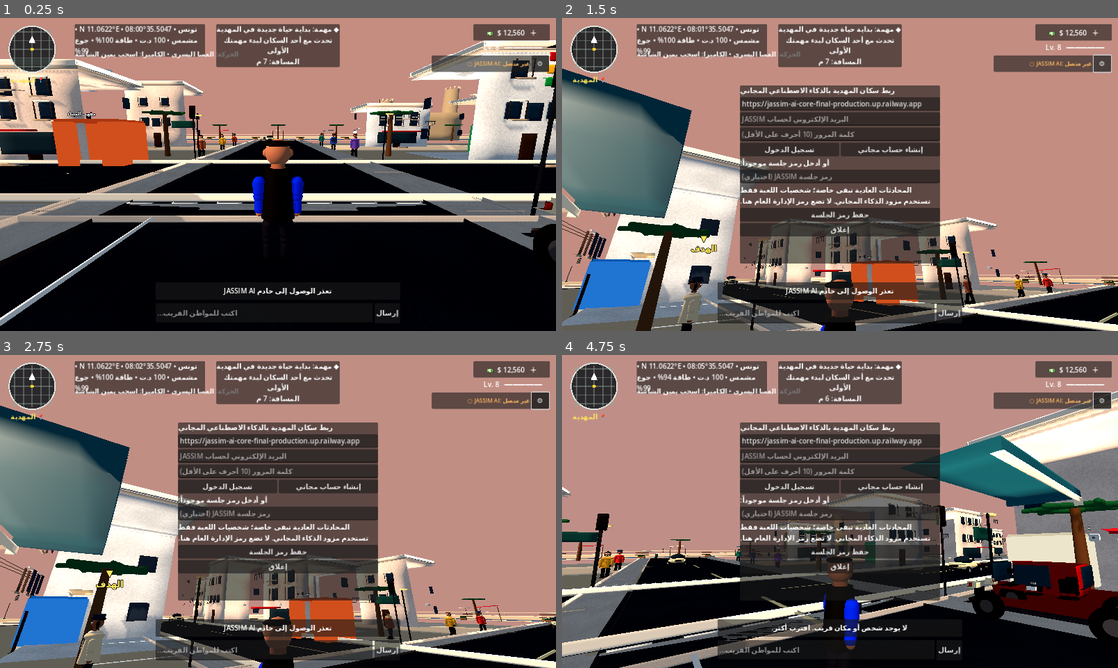
Above: before the commit, frames 1-4 (two rows, left to right).
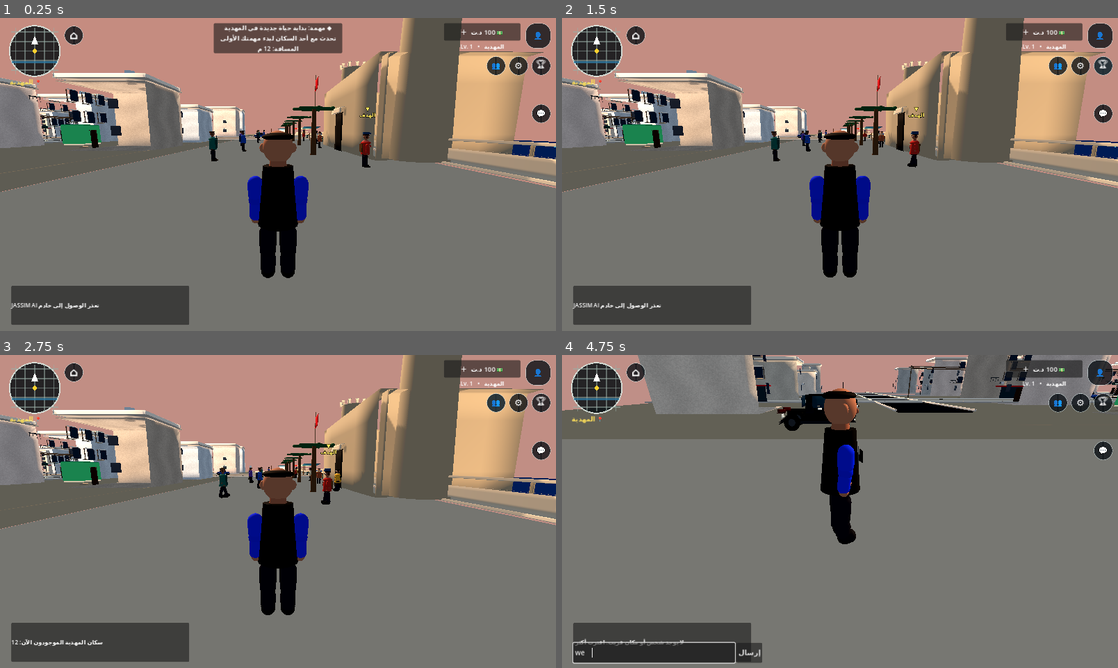
Above: after the commit, the same moments.

Repository: stevennpllk-crypto/REAL-LIFE-MAHDIA
Game: Godot game, scene res://scenes/Main.tscn
Same seed, same stepped clock (60 frames per second), same inputs: the game is played once before the commit and once after it.
Inputs (mouse positions are in pixels of both pictures, inside the frame that each line leads up to):
- Up to frame 1 (0.25 s): no input
- Up to frame 2 (1.5 s): click (634, 36) at 0.5 s, where only the run after the commit has a clickable "⌂"; click (1101, 64) at 1.25 s, where only the run after the commit has a clickable "🏆"
- Up to frame 3 (2.75 s): click (494, 401) at 2 s, where only the run after the commit has a clickable "👥"
- Up to frame 4 (4.75 s): click (1101, 452) at 2.75 s, where only the run after the commit has a clickable "💬"; tap Enter at 3.5 s; move the mouse to (867, 511) at 3.52 s; hold Shift (run) 3.53-4.28 s; hold W (move_forward) from 3.53 s (still down); tap E (interact) at 3.6 s; tap Space (jump) at 3.77, 4.07, 4.52, 4.55 s; move the mouse to (812, 511) at 4.27 s; tap Shift (run) at 4.35 s

The runs differ from the first frame. In frame 1, 80% of the frame differs, in the area x 0-100%, y 0-100%; in frame 2, 84%; in frame 3, 83%; in frame 4, 88%.

Commit message:
Start at the Mahdia waterfront with reference-style gameplay HUD

Diff:
--- a/scripts/main.gd
+++ b/scripts/main.gd
@@ -40,11 +40,18 @@
 var autosave_elapsed := 0.0
 var quality_level := 2
 var quality_button: Button
-var restored_vehicle_position := Vector3(5, 0.1, 10)
+var restored_vehicle_position := START_VEHICLE_POSITION
 var restore_vehicle_driver := false
 var mission_hud_label: Label
 var mission_target_marker: Label3D
 var mission_last_text := ""
+var wallet_label: Label
+var level_label: Label
+var chat_row: HBoxContainer
+var mission_hud_panel: PanelContainer
+const START_PLAYER_POSITION := Vector3(60.0, 0.03, -44.0)
+const START_PLAYER_ROTATION := PI * 0.5
+const START_VEHICLE_POSITION := Vector3(62.0, 0.1, -33.0)
 const AUTOSAVE_INTERVAL := 12.0
 const WORLD_SAVE_KEY := "mahdia_world"
 
@@ -547,7 +554,8 @@
 func _spawn_player() -> void:
 	player = CharacterBody3D.new()
 	player.set_script(PLAYER_SCRIPT)
-	player.position = Vector3(0, 0.03, 8)
+	player.position = START_PLAYER_POSITION
+	player.rotation.y = START_PLAYER_ROTATION
 	player.name = "Player"
 	add_child(player)
 
@@ -569,12 +577,12 @@
 		"يوسف", "سارة", "حاتم", "نجلاء", "وليد", "ريم"
 	]
 	var sidewalk_positions := [
-		Vector3(-6.6, 0, -25), Vector3(6.6, 0, -25),
-		Vector3(-6.6, 0, -17), Vector3(6.6, 0, -17),
-		Vector3(-6.6, 0, -9), Vector3(6.6, 0, -9),
-		Vector3(-6.6, 0, 9), Vector3(6.6, 0, 9),
-		Vector3(-6.6, 0, 17), Vector3(6.6, 0, 17),
-		Vector3(-6.6, 0, 25), Vector3(6.6, 0, 25)
+		Vector3(49.0, 0, -49.0), Vector3(46.0, 0, -39.5),
+		Vector3(41.0, 0, -51.0), Vector3(38.0, 0, -40.5),
+		Vector3(33.0, 0, -49.0), Vector3(29.0, 0, -39.0),
+		Vector3(24.0, 0, -50.0), Vector3(20.0, 0, -40.5),
+		Vector3(14.0, 0, -49.0), Vector3(10.0, 0, -40.0),
+		Vector3(4.0, 0, -50.0), Vector3(0.0, 0, -40.5)
 	]
 	var resident_budget: int = sidewalk_positions.size()
 	for i in range(mini(sidewalk_positions.size(), resident_budget)):
@@ -601,6 +609,7 @@
 	vehicle = CharacterBody3D.new()
 	vehicle.set_script(VEHICLE_SCRIPT)
 	vehicle.position = restored_vehicle_position
+	vehicle.rotation.y = START_PLAYER_ROTATION
 	vehicle.name = "MahdiaCar"
 	add_child(vehicle)
 	if restore_vehicle_driver:
@@ -661,9 +670,9 @@
 	var layer := CanvasLayer.new()
 	add_child(layer)
 	var panel := PanelContainer.new()
-	# Keep the compass clear and reserve the top-right for quality/AI status.
 	panel.position = Vector2(172, 14)
 	panel.custom_minimum_size = Vector2(300, 54)
+	panel.visible = false
 	layer.add_child(panel)
 	status_label = Label.new()
 	status_label.text = "MAHDIA • 08:00 • Prototype"
@@ -676,36 +685,39 @@
 	hint_label.custom_minimum_size = Vector2(390, 34)
 	hint_label.autowrap_mode = TextServer.AUTOWRAP_WORD_SMART
 	hint_label.add_theme_font_size_override("font_size", 15)
+	hint_label.visible = false
 	layer.add_child(hint_label)
 	var message_panel := PanelContainer.new()
 	# Keep the message strip in the central safe zone: mobile action buttons
 	# occupy the lower-right corner and the movement stick occupies lower-left.
-	message_panel.anchor_left = 0.28
-	message_panel.anchor_right = 0.72
+	message_panel.anchor_left = 0.02
+	message_panel.anchor_right = 0.34
 	message_panel.anchor_top = 1.0
 	message_panel.anchor_bottom = 1.0
 	message_panel.offset_left = 0
 	message_panel.offset_right = 0
-	message_panel.offset_top = -112
-	message_panel.offset_bottom = -72
+	message_panel.offset_top = -104
+	message_panel.offset_bottom = -14
+	message_panel.custom_minimum_size = Vector2(250, 84)
 	layer.add_child(message_panel)
 	var message_label := Label.new()
 	message_label.name = "LifeMessage"
 	message_label.text = "مرحباً بك في المهدية! اقترب من شخص أو مبنى للتفاعل."
-	message_label.horizontal_alignment = HORIZONTAL_ALIGNMENT_CENTER
+	message_label.horizontal_alignment = HORIZONTAL_ALIGNMENT_LEFT
+	message_label.autowrap_mode = TextServer.AUTOWRAP_WORD_SMART
+	message_label.add_theme_font_size_override("font_size", 13)
 	message_panel.add_child(message_label)
 	life_manager.message_changed.connect(func(value: String): message_label.text = value)
 
 	# Lightweight chat input for the currently selected resident.
-	var chat_row := HBoxContainer.new()
-	# A compact center-bottom composer avoids covering the joystick and
-	# the three touch action buttons on 16:9 phones.
-	chat_row.anchor_left = 0.28
-	chat_row.anchor_right = 0.72
+	chat_row = HBoxContainer.new()
+	chat_row.anchor_left = 0.02
+	chat_row.anchor_right = 0.36
 	chat_row.anchor_top = 1.0
 	chat_row.anchor_bottom = 1.0
-	chat_row.offset_top = -64
-	chat_row.offset_bottom = -18
+	chat_row.offset_top = -58
+	chat_row.offset_bottom = -12
+	chat_row.visible = false
 	layer.add_child(chat_row)
 	chat_input = LineEdit.new()
 	chat_input.size_flags_horizontal = Control.SIZE_EXPAND_FILL
@@ -726,6 +738,7 @@
 	ai_row_panel.offset_right = -16
 	ai_row_panel.offset_top = 86
 	ai_row_panel.offset_bottom = 124
+	ai_row_panel.visible = false
 	layer.add_child(ai_row_panel)
 	var ai_row := HBoxContainer.new()
 	ai_row_panel.add_child(ai_row)
@@ -877,39 +890,96 @@
 			mission_target_marker.global_position = target_position + Vector3(0, 3.1, 0)
 
 func _build_reference_hud(layer: CanvasLayer) -> void:
+	# Circular navigation map: fixed to the upper-left safe area.
 	var minimap := Control.new()
-	minimap.position = Vector2(18, 16)
-	minimap.custom_minimum_size = Vector2(112, 112)
+	minimap.position = Vector2(18, 14)
+	minimap.custom_minimum_size = Vector2(124, 124)
 	minimap.draw.connect(func():
-		var center := Vector2(56, 56)
-		minimap.draw_circle(center, 54.0, Color(0.035, 0.07, 0.09, 0.82))
-		minimap.draw_arc(center, 53.0, 0.0, TAU, 64, Color(0.86, 0.89, 0.86), 3.0)
+		var center := Vector2(62, 62)
+		minimap.draw_circle(center, 59.0, Color(0.025, 0.055, 0.07, 0.84))
+		minimap.draw_arc(center, 58.0, 0.0, TAU, 72, Color(0.88, 0.91, 0.88, 0.92), 3.0)
 		for road in range(-2, 3):
-			var offset := float(road) * 20.0
-			minimap.draw_line(Vector2(8, 56 + offset), Vector2(104, 56 + offset), Color(0.58, 0.65, 0.61, 0.42), 3.0)
-			minimap.draw_line(Vector2(56 + offset, 8), Vector2(56 + offset, 104), Color(0.58, 0.65, 0.61, 0.42), 3.0)
-		minimap.draw_circle(center, 4.0, Color(1.0, 0.82, 0.18))
-		minimap.draw_colored_polygon(PackedVector2Array([Vector2(56, 24), Vector2(48, 42), Vector2(64, 42)]), Color.WHITE)
+			var offset := float(road) * 22.0
+			minimap.draw_line(Vector2(8, 62 + offset), Vector2(116, 62 + offset), Color(0.60, 0.68, 0.65, 0.54), 3.0)
+			minimap.draw_line(Vector2(62 + offset, 8), Vector2(62 + offset, 116), Color(0.60, 0.68, 0.65, 0.54), 3.0)
+		minimap.draw_line(Vector2(10, 88), Vector2(114, 88), Color(0.18, 0.48, 0.64, 0.78), 5.0)
+		minimap.draw_circle(center, 5.0, Color(1.0, 0.82, 0.18))
+		minimap.draw_colored_polygon(PackedVector2Array([Vector2(62, 27), Vector2(54, 47), Vector2(70, 47)]), Color.WHITE)
 	)
 	layer.add_child(minimap)
 	var location := Label.new()
 	location.text = "📍 المهدية"
-	location.position = Vector2(24, 130)
+	location.position = Vector2(22, 136)
 	location.add_theme_color_override("font_color", Color(1.0, 0.88, 0.35))
+	location.add_theme_font_size_override("font_size", 15)
 	layer.add_child(location)
-	var mission := PanelContainer.new()
-	mission.anchor_left = 0.5
-	mission.anchor_right = 0.5
-	mission.offset_left = -142
-	mission.offset_right = 142
-	mission.offset_top = 14
-	mission.offset_bottom = 72
-	layer.add_child(mission)
+
+	# A one-tap return-to-waterfront icon sits beside the minimap.
+	var home_button := Button.new()
+	home_button.text = "⌂"
+	home_button.position = Vector2(148, 18)
+	home_button.custom_minimum_size = Vector2(44, 44)
+	home_button.add_theme_font_size_override("font_size", 27)
+	home_button.focus_mode = Control.FOCUS_NONE
+	_style_round_hud_button(home_button)
+	home_button.pressed.connect(_return_to_start_view)
+	layer.add_child(home_button)
+
+	mission_hud_panel = PanelContainer.new()
+	mission_hud_panel.anchor_left = 0.5
+	mission_hud_panel.anchor_right = 0.5
+	mission_hud_panel.offset_left = -148
+	mission_hud_panel.offset_right = 148
+	mission_hud_panel.offset_top = 12
+	mission_hud_panel.offset_bottom = 78
+	layer.add_child(mission_hud_panel)
 	mission_hud_label = Label.new()
-	mission_hud_label.text = "◆ المهمة الحالية\nتحدث مع أحد سكان المهدية"
+	mission_hud_label.text = "◆ المهمة الحالية\nتحدث مع أحد سكان المهدية لبدء مغامرتك"
 	mission_hud_label.horizontal_alignment = HORIZONTAL_ALIGNMENT_CENTER
+	mission_hud_label.vertical_alignment = VERTICAL_ALIGNMENT_CENTER
 	mission_hud_label.autowrap_mode = TextServer.AUTOWRAP_WORD_SMART
-	mission.add_child(mission_hud_label)
+	mission_hud_label.add_theme_font_size_override("font_size", 14)
+	mission_hud_panel.add_child(mission_hud_label)
+
+	# Real wallet amount is read from the saved life simulation, not a fake HUD value.
+	var wallet := PanelContainer.new()
+	wallet.anchor_left = 1.0
+	wallet.anchor_right = 1.0
+	wallet.offset_left = -258
+	wallet.offset_right = -82
+	wallet.offset_top = 12
+	wallet.offset_bottom = 52
+	layer.add_child(wallet)
+	wallet_label = Label.new()
+	wallet_label.text = "💵 100 د.ت  ＋"
+	wallet_label.horizontal_alignment = HORIZONTAL_ALIGNMENT_CENTER
+	wallet_label.vertical_alignment = VERTICAL_ALIGNMENT_CENTER
+	wallet_label.add_theme_font_size_override("font_size", 15)
+	wallet.add_child(wallet_label)
+
+	level_label = Label.new()
+	level_label.text = "Lv. 1   •   المهدية"
+	level_label.anchor_left = 1.0
+	level_label.anchor_right = 1.0
+	level_label.offset_left = -252
+	level_label.offset_right = -86
+	level_label.offset_top = 56
+	level_label.offset_bottom = 80
+	level_label.horizontal_alignment = HORIZONTAL_ALIGNMENT_CENTER
+	level_label.add_theme_font_size_override("font_size", 13)
+	layer.add_child(level_label)
+
+	var profile := _make_hud_icon(layer, "👤", 12.0, 12.0, Callable())
+	profile.custom_minimum_size = Vector2(58, 58)
+	profile.offset_left = -70.0
+	profile.offset_right = -12.0
+	profile.offset_bottom = 70.0
+
+	_make_hud_icon(layer, "🏆", 12.0, 88.0, Callable(self, "_toggle_mission_panel"))
+	_make_hud_icon(layer, "⚙", 64.0, 88.0, Callable(self, "_toggle_ai_setup"))
+	_make_hud_icon(layer, "👥", 116.0, 88.0, Callable(self, "_show_resident_count"))
+	_make_hud_icon(layer, "💬", 12.0, 198.0, Callable(self, "_toggle_chat_panel"))
+
 	mission_target_marker = Label3D.new()
 	mission_target_marker.name = "MissionWorldMarker"
 	mission_target_marker.text = "▼\nالهدف"
@@ -920,28 +990,74 @@
 	mission_target_marker.no_depth_test = true
 	mission_target_marker.visible = false
 	add_child(mission_target_marker)
-	var wallet := PanelContainer.new()
-	wallet.anchor_left = 1.0
-	wallet.anchor_right = 1.0
-	wallet.offset_left = -190
-	wallet.offset_right = -14
-	wallet.offset_top = 14
-	wallet.offset_bottom = 52
-	layer.add_child(wallet)
-	var wallet_label := Label.new()
-	wallet_label.text = "💵  $ 12,560   ＋"
-	wallet_label.horizontal_alignment = HORIZONTAL_ALIGNMENT_CENTER
-	wallet.add_child(wallet_label)
-	var level := Label.new()
-	level.text = "Lv. 8   ━━━━━━━━━"
-	level.anchor_left = 1.0
-	level.anchor_right = 1.0
-	level.offset_left = -184
-	level.offset_right = -16
-	level.offset_top = 56
-	level.offset_bottom = 82
-	level.horizontal_alignment = HORIZONTAL_ALIGNMENT_CENTER
-	layer.add_child(level)
+
+
+func _style_round_hud_button(button: Button) -> void:
+	var normal := StyleBoxFlat.new()
+	normal.bg_color = Color(0.035, 0.055, 0.075, 0.78)
+	normal.set_corner_radius_all(22)
+	normal.set_border_width_all(1)
+	normal.border_color = Color(0.82, 0.88, 0.88, 0.78)
+	button.add_theme_stylebox_override("normal", normal)
+	var hover := normal.duplicate() as StyleBoxFlat
+	hover.bg_color = Color(0.11, 0.17, 0.20, 0.92)
+	button.add_theme_stylebox_override("hover", hover)
+	var pressed := normal.duplicate() as StyleBoxFlat
+	pressed.bg_color = Color(0.18, 0.25, 0.27, 0.96)
+	button.add_theme_stylebox_override("pressed", pressed)
+	button.add_theme_color_override("font_color", Color.WHITE)
+	button.add_theme_color_override("font_hover_color", Color.WHITE)
+	button.add_theme_color_override("font_pressed_color", Color.WHITE)
+	button.focus_mode = Control.FOCUS_NONE
+
+
+func _make_hud_icon(layer: CanvasLayer, caption: String, right_offset: float, top_offset: float, callback: Callable) -> Button:
+	var button := Button.new()
+	button.text = caption
+	button.anchor_left = 1.0
+	button.anchor_right = 1.0
+	button.anchor_top = 0.0
+	button.anchor_bottom = 0.0
+	button.offset_left = -right_offset - 44.0
+	button.offset_right = -right_offset
+	button.offset_top = top_offset
+	button.offset_bottom = top_offset + 44.0
+	button.custom_minimum_size = Vector2(44, 44)
+	button.add_theme_font_size_override("font_size", 21)
+	_style_round_hud_button(button)
+	if callback.is_valid():
+		button.pressed.connect(callback)
+	layer.add_child(button)
+	return button
+
+
+func _return_to_start_view() -> void:
+	if not is_instance_valid(player):
+		return
+	if is_instance_valid(vehicle) and vehicle.driver == player:
+		vehicle.exit_vehicle()
+	player.global_position = START_PLAYER_POSITION
+	player.rotation.y = START_PLAYER_ROTATION
+	player.velocity = Vector3.ZERO
+
+
+func _toggle_mission_panel() -> void:
+	if is_instance_valid(mission_hud_panel):
+		mission_hud_panel.visible = not mission_hud_panel.visible
+
+
+func _toggle_chat_panel() -> void:
+	if is_instance_valid(chat_row):
+		chat_row.visible = not chat_row.visible
+		if chat_row.visible and is_instance_valid(chat_input):
+			chat_input.grab_focus()
+
+
+func _show_resident_count() -> void:
+	if is_instance_valid(life_manager):
+		var count := get_tree().get_nodes_in_group("mahdia_residents").size()
+		life_manager.call("_set_message", "سكان المهدية الموجودون الآن: %d" % count)
+
 
 func _on_ai_connection_status(ready: bool, message: String) -> void:
 	if not is_instance_valid(ai_status_label):
@@ -1034,6 +1150,8 @@
 	if is_instance_valid(planet_navigation) and is_instance_valid(player):
 		planet_navigation.update_from_player(player.global_position)
 	_update_mission_hud()
+	if is_instance_valid(wallet_label) and is_instance_valid(life_manager):
+		wallet_label.text = "💵 %d د.ت  ＋" % int(life_manager.money)
 	if is_instance_valid(status_label):
 		var hour_value: float = world_systems.hour if is_instance_valid(world_systems) else 8.0
 		status_label.text = "%s • %s • %02d:%02d • %s • %d د.ت • طاقة %d%% • جوع %d%%" % [planet_navigation.get_region_name() …(193 unchanged characters)…
@@ -1044,14 +1162,21 @@
 		return
 	var data: Dictionary = save_manager.load_progress()
 	var world: Dictionary = data.get(WORLD_SAVE_KEY, {})
+	var migrate_legacy_start := false
 	if world.has("player_position") and world.player_position is Array and world.player_position.size() == 3:
 		var p: Array = world.player_position
-		player.global_position = Vector3(float(p[0]), float(p[1]), float(p[2]))
-	if world.has("player_rotation_y"):
+		var saved_position := Vector3(float(p[0]), float(p[1]), float(p[2]))
+		# Older builds started at the inland crossroads. Move only that old
+		# default spawn; leave all genuine saved exploration positions untouched.
+		migrate_legacy_start = saved_position.distance_to(Vector3(0, 0.03, 8)) < 14.0
+		player.global_position = START_PLAYER_POSITION if migrate_legacy_start else saved_position
+	if migrate_legacy_start:
+		player.rotation.y = START_PLAYER_ROTATION
+	elif world.has("player_rotation_y"):
 		player.rotation.y = float(world.player_rotation_y)
 	if world.has("vehicle_position") and world.vehicle_position is Array and world.vehicle_position.size() == 3:
 		var car: Array = world.vehicle_position
-		restored_vehicle_position = Vector3(float(car[0]), float(car[1]), float(car[2]))
+		restored_vehicle_position = START_VEHICLE_POSITION if migrate_legacy_start else Vector3(float(car[0]), float(car[1]), float(car[2]))
 	restore_vehicle_driver = bool(world.get("was_driving", false))
 	quality_level = 2
 	print("MAHDIA_WORLD_PROGRESS_RESTORED")
--- a/scripts/mobile_controls.gd
+++ b/scripts/mobile_controls.gd
@@ -42,12 +42,12 @@
 	stick_base.gui_input.connect(_on_stick_input)
 	root.add_child(stick_base)
 
-	run_button = _make_button(root, "🏃", Vector2(-112, -218))
-	jump_button = _make_button(root, "⬆", Vector2(-112, -112))
-	interact_button = _make_button(root, "💬", Vector2(-218, -112))
-	attack_button = _make_button(root, "✊", Vector2(-218, -218))
-	crouch_button = _make_button(root, "🧎", Vector2(-218, -324))
-	dodge_button = _make_button(root, "↗", Vector2(-112, -324))
+	run_button = _make_button(root, "🏃", Vector2(-90, -258))
+	jump_button = _make_button(root, "⬆", Vector2(-90, -80))
+	interact_button = _make_button(root, "💬", Vector2(-90, -350))
+	attack_button = _make_button(root, "👊", Vector2(-178, -166))
+	crouch_button = _make_button(root, "🧎", Vector2(-178, -80))
+	dodge_button = null
 
 	run_button.button_down.connect(func(): target.set_mobile_run(true))
 	run_button.button_up.connect(func(): target.set_mobile_run(false))
@@ -60,8 +60,8 @@
 func _make_button(parent: Control, caption: String, offset: Vector2) -> Button:
 	var button := Button.new()
 	button.text = caption
-	button.custom_minimum_size = Vector2(76, 76)
-	button.add_theme_font_size_override("font_size", 28)
+	button.custom_minimum_size = Vector2(72, 72)
+	button.add_theme_font_size_override("font_size", 25)
 	button.anchor_left = 1.0
 	button.anchor_right = 1.0
 	button.anchor_top = 1.0
@@ -71,7 +71,17 @@
 	button.offset_top = offset.y
 	button.offset_bottom = offset.y + 76.0
 	button.focus_mode = Control.FOCUS_NONE
-	button.add_theme_font_size_override("font_size", 20)
+	var normal := StyleBoxFlat.new()
+	normal.bg_color = Color(0.035, 0.055, 0.075, 0.72)
+	normal.set_corner_radius_all(36)
+	normal.set_border_width_all(1)
+	normal.border_color = Color(0.84, 0.89, 0.92, 0.60)
+	button.add_theme_stylebox_override("normal", normal)
+	var pressed := normal.duplicate() as StyleBoxFlat
+	pressed.bg_color = Color(0.22, 0.29, 0.33, 0.92)
+	button.add_theme_stylebox_override("pressed", pressed)
+	button.add_theme_color_override("font_color", Color.WHITE)
+	button.add_theme_font_size_override("font_size", 24)
 	parent.add_child(button)
 	return button
 
--- a/scripts/player.gd
+++ b/scripts/player.gd
@@ -69,10 +69,10 @@
 	camera = Camera3D.new()
 	# Closer over-the-shoulder framing: keep the full character readable while
 	# reducing empty foreground and making mobile touch control feel more immediate.
-	camera.position = Vector3(0, 0.72, 3.85)
+	camera.position = Vector3(0, 0.62, 3.35)
 	camera.rotation_degrees.x = -10.0
 	camera.current = true
-	camera.fov = 66.0
+	camera.fov = 64.0
 	camera.near = 0.08
 	camera_pivot.add_child(camera)
 	if not OS.has_feature("mobile"):
--- a/scripts/vehicle.gd
+++ b/scripts/vehicle.gd
@@ -97,10 +97,11 @@
 	return item
 
 func _build_car() -> void:
-	var paint := Color(0.72, 0.12, 0.08)
-	var glass := _mat(Color(0.10, 0.22, 0.29), 0.25)
-	_box(Vector3(1.92, 0.58, 3.65), Vector3(0, 0.66, 0), paint, 0.35)
-	_box(Vector3(1.58, 0.78, 1.85), Vector3(0, 1.27, -0.18), Color(0.78, 0.16, 0.10), 0.3)
+	var paint := Color(0.025, 0.035, 0.045)
+	var glass := _mat(Color(0.045, 0.075, 0.095), 0.30)
+	_box(Vector3(1.92, 0.58, 3.65), Vector3(0, 0.66, 0), paint, 0.62)
+	_box(Vector3(1.58, 0.78, 1.85), Vector3(0, 1.27, -0.18), Color(0.045, 0.055, 0.065), 0.58)
+	_box(Vector3(1.28, 0.20, 0.12), Vector3(0, 0.66, -1.87), Color(0.55, 0.58, 0.60), 0.78)
 	_box(Vector3(1.48, 0.55, 0.06), Vector3(0, 1.34, -1.12), Color(0.11, 0.23, 0.29))
 	_box(Vector3(1.48, 0.52, 0.06), Vector3(0, 1.34, 0.76), Color(0.11, 0.23, 0.29))
 	_box(Vector3(0.06, 0.52, 0.78), Vector3(-0.79, 1.34, -0.18), Color(0.12, 0.25, 0.31))
